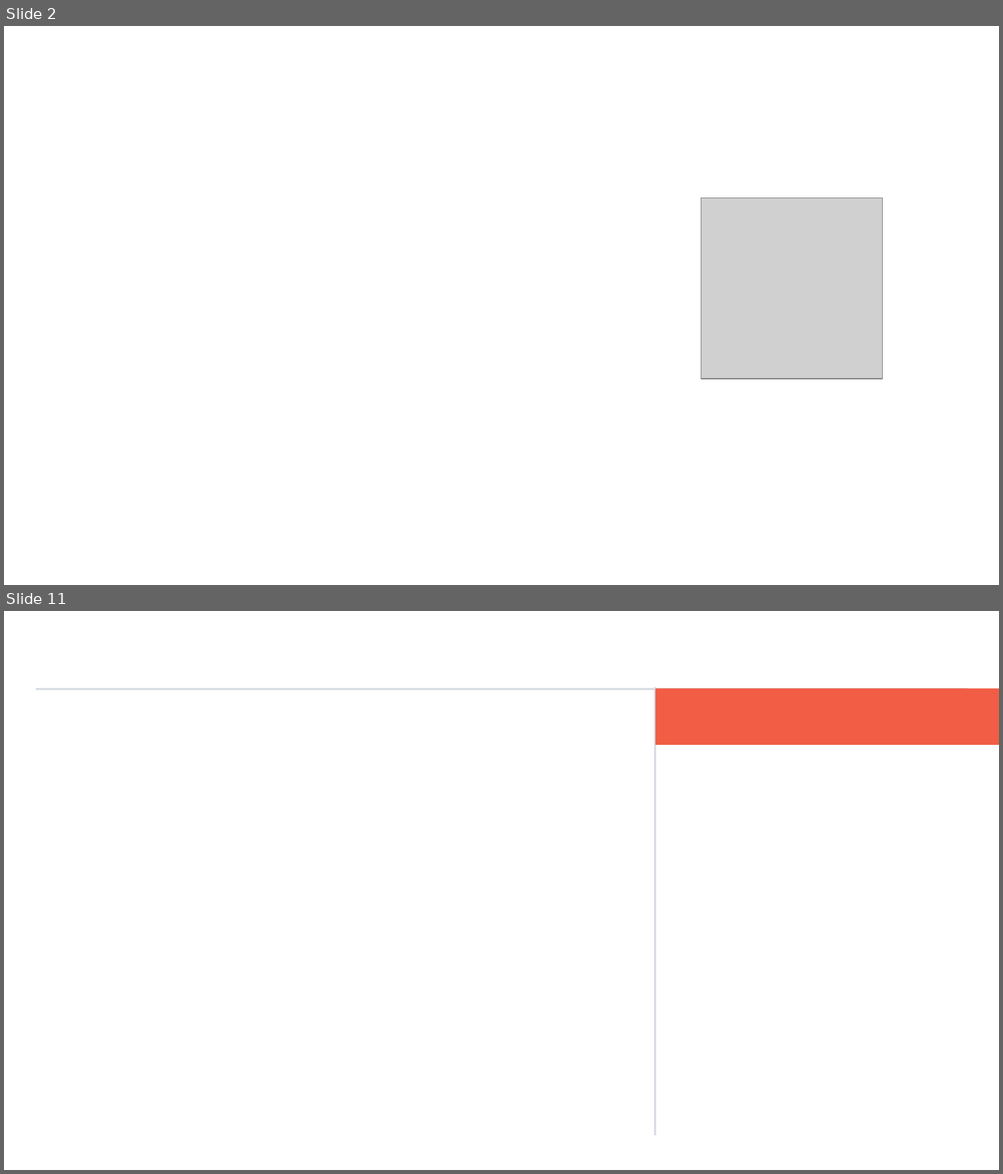
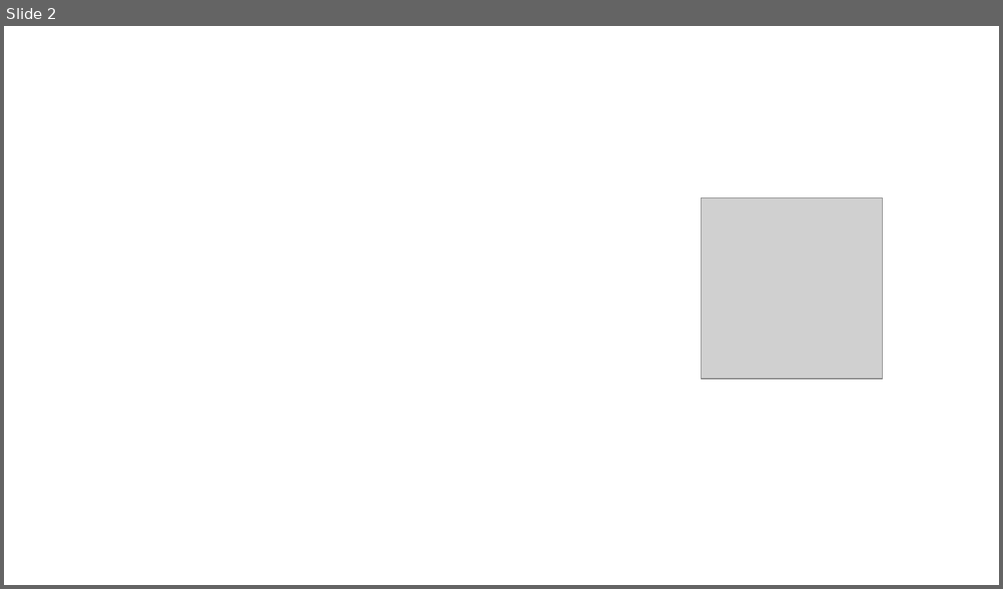
Before and after one commit to MihailRomanov/TechTalks_GUI_in_Net, a slide deck: presentation.pptx. Shown one above the other, each under a label of ours: slides 2 and 11 before the commit, slide 2 after it; the slides between them are not shown. The pictures are 1003x1174 and 1003x589 pixels, drawn with LibreOffice and Linux fonts; fonts in the diff are those of the drawing; grey boxes stand for pictures; background and template pictures are left out. Boxes give left, top, right and bottom in pixels: in the first picture for what was removed or moved away, otherwise in the second. Text is boxed around its words. In the diff, an @@ line names an element or a change of style, - is before the commit and + after.

```diff
--- a/presentation.pptx
+++ b/presentation.pptx
@@ slide 11 removed at (x1=4, y1=611, x2=999, y2=1170), background picture (left out) @@
@@ line removed from (36, 689) to (967, 689) @@
@@ line removed from (655, 1136) to (655, 687) @@
@@ rectangle removed at (x1=655, y1=689, x2=999, y2=745) @@
```
Also in this commit, not shown: 20 slides added, 9 other slides removed.
